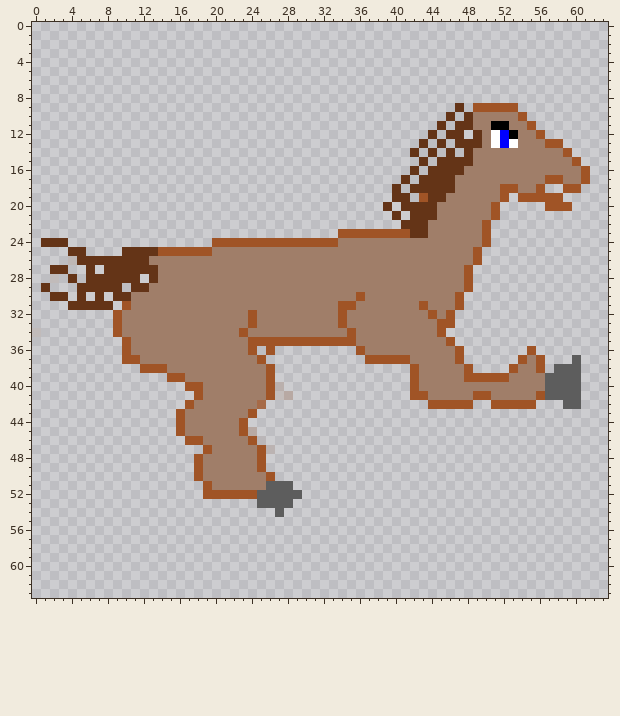
A pixel-art sprite gets an edit: web/assets/img/floppy_horse2.png. Above: the version before the commit.
The file is 64x64 pixels. Pixels under 10% opacity are left out. Colours within 5 levels of each other are drawn and written as one.
After the commit:
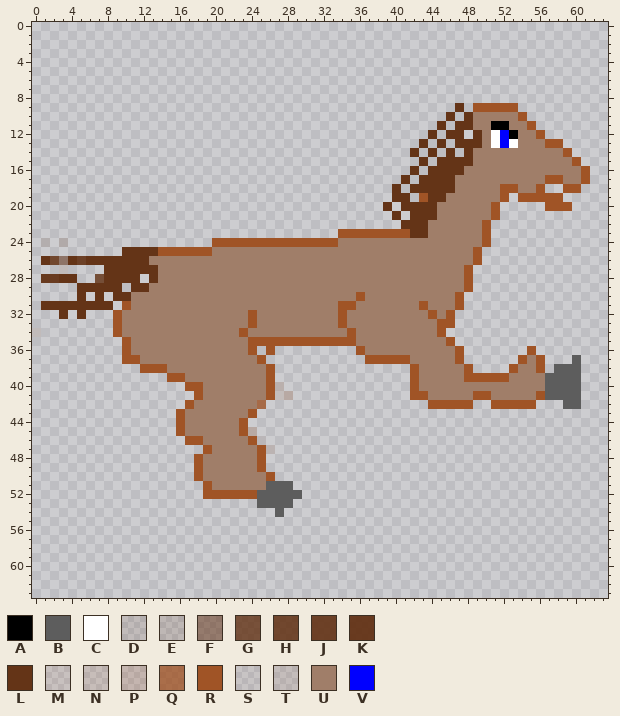
Palette (. is transparent): A #000000  B #5d5d5d  C #ffffff  D #6434171e  E #64341725  F #64341788  G #643417cf  H #643417df  J #643417e9  K #643417f3  L #643417  M #a054261a  N #a0542622  P #a0542632  Q #a05426c9  R #a05426  S #a07e691e  T #a07e6933  U #a07e69  V #0000ff
Diff:
y 24: x 1..3 LLL -> D.E
y 25: x 4..5 LL -> ..
y 26: x 1..5 ...EL -> LHFLJ
y 27: x 2..3 LL -> .D; x 6 L -> .
y 28: x 1..3 .D. -> KKL; x 6..7 LL -> .G
y 29: x 1 L -> .
y 30: x 2..3 LL -> ..
y 31: x 1..3 ... -> LLL
y 32: x 3 . -> L; x 5 . -> L
Changed places in both pictures, as pixel boxes (x1, y1, x2, y2):
changed: (41, 238, 104, 319)
